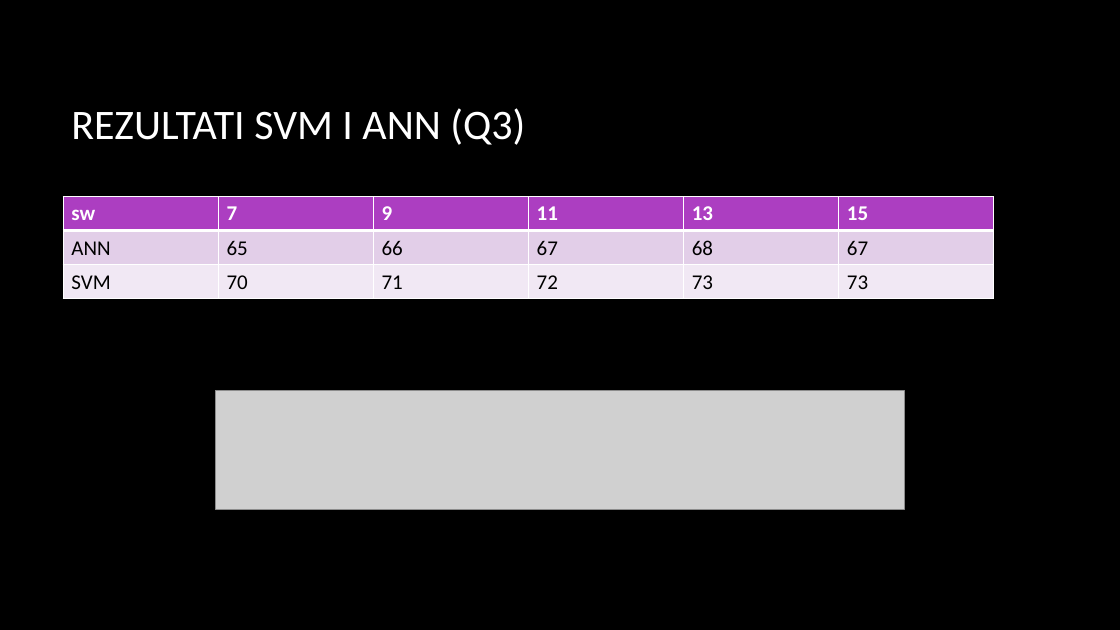
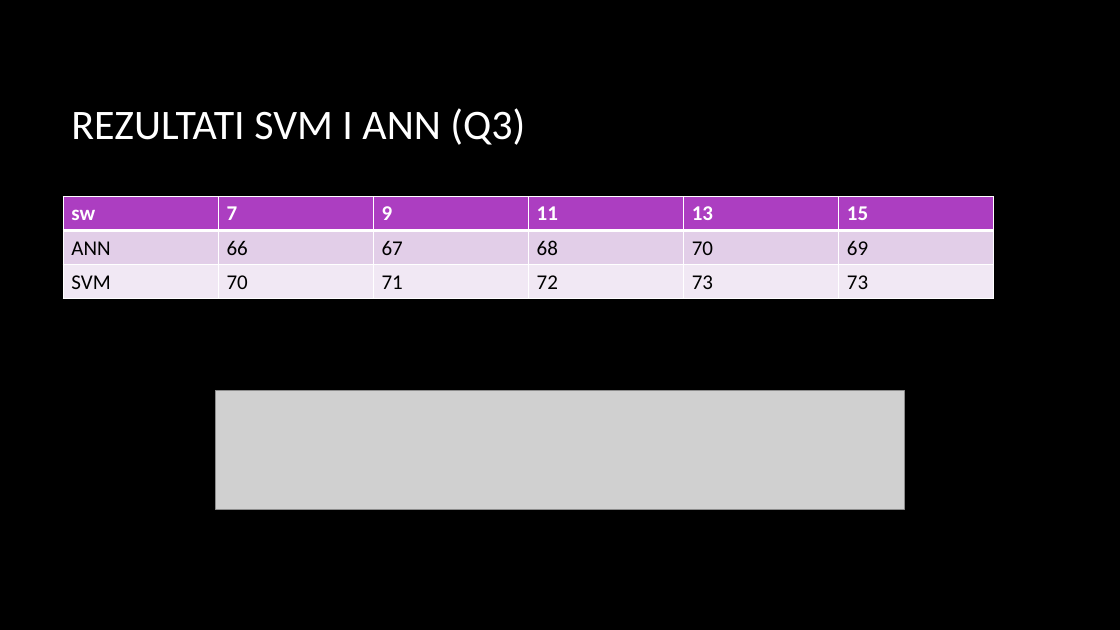
Before and after one commit to vladimirivkovic/sc2015project, a slide deck: slide 14 of SC PSP final.pptx. Drawn at 1120x630 pixels with LibreOffice and Linux fonts; fonts in the diff are those of the drawing; grey boxes stand for pictures; background and template pictures are left out. Boxes give left, top, right and bottom in pixels: in the first picture for what was removed or moved away, otherwise in the second. Text is boxed around its words. In the diff, an @@ line names an element or a change of style, - is before the commit and + after.

Commit message:
final commit, presentation edited

```diff
--- a/SC PSP final.pptx
+++ b/SC PSP final.pptx
@@ table at box(63, 197, 996, 299) @@
-row 2: ANN | 65 | 66 | 67 | 68 | 67
+row 2: ANN | 66 | 67 | 68 | 70 | 69
```
Also in this commit, not shown: 2 other files.
